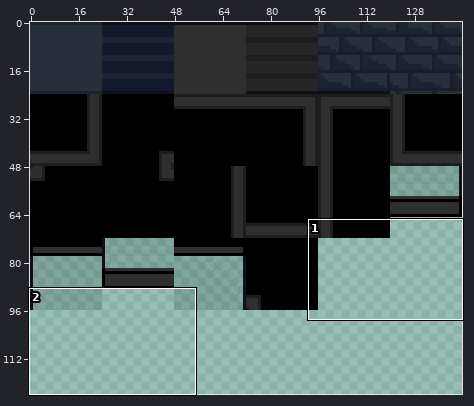
Two versions of one sprite sheet, art/corporation/Corporation Walls.png. The first picture is a wide view before the edit; the outline marks the close-up.
Close-up. Before:
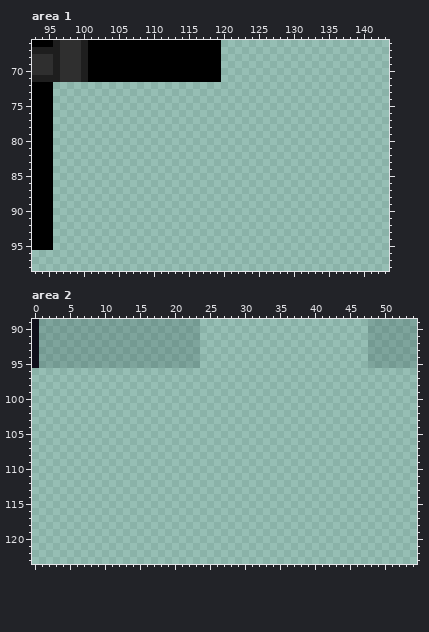
The file is 144x144 pixels. Colours within 5 levels of each other are drawn and written as one. Shown: area 1: x 93..143, y 66..98; area 2: x 0..54, y 89..123. The wide view leaves out empty margins.
The result:
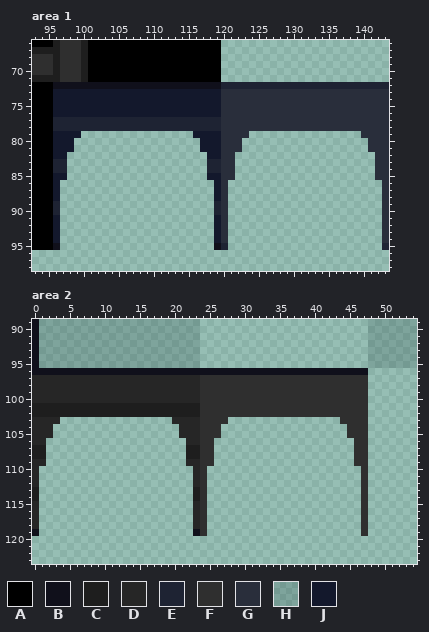
Palette (. is transparent): A #000000  B #10101b  C #1e1e1e  D #262626  E #1e2333  F #2f2f2f  G #292e3b  H #223f3f35  J #13182c
Change:
Changed rows in their new state; - is an unchanged pixel.
Area 1:
first column x 96:
72 BBBBBBBBBBBBBBBBBBBBBBBBEEEEEEEEEEEEEEEEEEEEEEEE
73 JJJJJJJJJJJJJJJJJJJJJJJJGGGGGGGGGGGGGGGGGGGGGGGG
74 JJJJJJJJJJJJJJJJJJJJJJJJGGGGGGGGGGGGGGGGGGGGGGGG
75 JJJJJJJJJJJJJJJJJJJJJJJJGGGGGGGGGGGGGGGGGGGGGGGG
76 JJJJJJJJJJJJJJJJJJJJJJJJGGGGGGGGGGGGGGGGGGGGGGGG
77 EEEEEEEEEEEEEEEEEEEEEEEEGGGGGGGGGGGGGGGGGGGGGGGG
78 EEEEEEEEEEEEEEEEEEEEEEEEGGGGGGGGGGGGGGGGGGGGGGGG
79 JJJJ----------------JJJJGGGG----------------GGGG
80 JJJ------------------JJJGGG------------------GGG
81 JJJ------------------JJJGGG------------------GGG
82 JJ--------------------JJGG--------------------GG
83 EE--------------------EEGG--------------------GG
84 EE--------------------EEGG--------------------GG
85 JJ--------------------JJGG--------------------GG
86 J----------------------JG----------------------G
87 J----------------------JG----------------------G
88 J----------------------JG----------------------G
89 E----------------------EG----------------------G
90 E----------------------EG----------------------G
91 J----------------------JG----------------------G
92 J----------------------JG----------------------G
93 J----------------------JG----------------------G
94 J----------------------JG----------------------G
95 B----------------------BE----------------------E
Area 2:
first column x 0:
 96 BBBBBBBBBBBBBBBBBBBBBBBBBBBBBBBBBBBBBBBBBBBBBBBB
 97 DDDDDDDDDDDDDDDDDDDDDDDDFFFFFFFFFFFFFFFFFFFFFFFF
 98 DDDDDDDDDDDDDDDDDDDDDDDDFFFFFFFFFFFFFFFFFFFFFFFF
 99 DDDDDDDDDDDDDDDDDDDDDDDDFFFFFFFFFFFFFFFFFFFFFFFF
100 DDDDDDDDDDDDDDDDDDDDDDDDFFFFFFFFFFFFFFFFFFFFFFFF
101 CCCCCCCCCCCCCCCCCCCCCCCCFFFFFFFFFFFFFFFFFFFFFFFF
102 CCCCCCCCCCCCCCCCCCCCCCCCFFFFFFFFFFFFFFFFFFFFFFFF
103 DDDD----------------DDDDFFFF----------------FFFF
104 DDD------------------DDDFFF------------------FFF
105 DDD------------------DDDFFF------------------FFF
106 DD--------------------DDFF--------------------FF
107 CC--------------------CCFF--------------------FF
108 CC--------------------CCFF--------------------FF
109 DD--------------------DDFF--------------------FF
110 D----------------------DF----------------------F
111 D----------------------DF----------------------F
112 D----------------------DF----------------------F
113 C----------------------CF----------------------F
114 C----------------------CF----------------------F
115 D----------------------DF----------------------F
116 D----------------------DF----------------------F
117 D----------------------DF----------------------F
118 D----------------------DF----------------------F
119 B----------------------BF----------------------F
Where, in picture pixels (left, top, right, bottom), the same in both close-ups:
added: (53, 82, 389, 250)
added: (32, 368, 368, 536)
